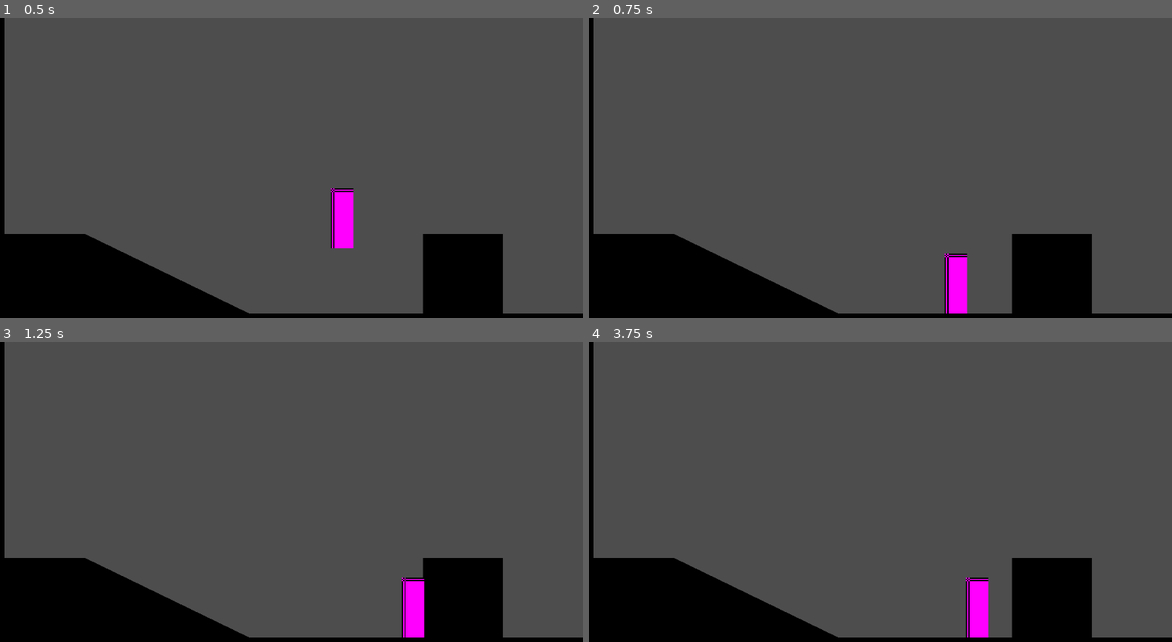
Above: before the commit, frames 1-4 (two rows, left to right).
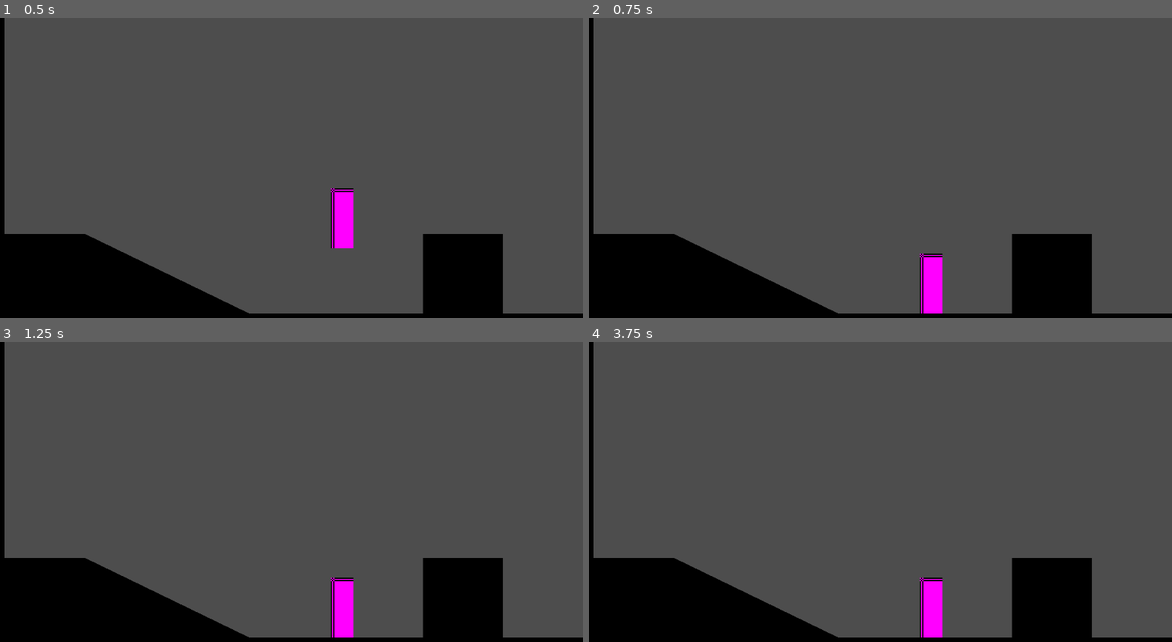
Above: after the commit, the same moments.

Repository: jhonnasVI/meta-forge-mania
Game: Godot game, scene res://playground.tscn
Two runs of this game, one before a commit and one after it. Both use one fixed random seed, a clock stepped at 60 frames per second and the inputs below.
Inputs:
- Up to frame 1 (0.5 s): no input
- Up to frame 2 (0.75 s): hold D (right) from 0.53 s (still down)
- Up to frame 3 (1.25 s): keep holding D (right)
- Up to frame 4 (3.75 s): release D (right) at 1.28 s; hold S (down) 1.28-2.03 s; tap Enter at 2, 3.5 s; hold D (right) 2.03-2.78 s; tap Space at 2.75 s; hold W (up) 2.78-3.53 s; hold A (left) from 3.53 s (still down)

Frame 1 is identical in both runs. In frame 2, 1.6% of the frame differs, in the area x 56-65%, y 78-99%; in frame 3, 1.6%; in frame 4, 1.6%.

Commit message:
- adding player state machine

Diff:
--- a/new-game-project/player/player.tscn
+++ b/new-game-project/player/player.tscn
@@ -1,6 +1,8 @@
 [gd_scene format=3 uid="uid://bqtnko2f5d48p"]
 
 [ext_resource type="Script" uid="uid://c4e34nr7bdiuw" path="res://player/scripts/player.gd" id="1_oul6g"]
+[ext_resource type="Script" uid="uid://cm8ks75rc1mvq" path="res://player/states/01_idle.gd" id="2_g1dw6"]
+[ext_resource type="Script" uid="uid://thejdlr6rowj" path="res://player/states/02_run.gd" id="3_g1dw6"]
 
 [sub_resource type="PlaceholderTexture2D" id="PlaceholderTexture2D_chewe"]
 size = Vector2(18, 48)
@@ -18,3 +20,11 @@
 [node name="CollisionShape2D" type="CollisionShape2D" parent="." unique_id=1467762776]
 position = Vector2(0, -23)
 shape = SubResource("RectangleShape2D_chewe")
+
+[node name="States" type="Node" parent="." unique_id=1459505958]
+
+[node name="Idle" type="Node" parent="States" unique_id=1129323980]
+script = ExtResource("2_g1dw6")
+
+[node name="Run" type="Node" parent="States" unique_id=1894761843]
+script = ExtResource("3_g1dw6")
--- a/new-game-project/player/scripts/player.gd
+++ b/new-game-project/player/scripts/player.gd
@@ -1,12 +1,67 @@
 class_name Player extends CharacterBody2D
 
+#region /// state machine variable
+var states : Array[ PlayerState ]
+var current_state : PlayerState :
+	get : return states.front()
+var previous_state : PlayerState :
+	get : return states[ 1 ]
+#endregion
+
+#region /// standard variables
+var direction : Vector2 = Vector2.ZERO
+var gravity : float = 980
+#endregion
+
+func _ready() -> void:
+	initialize_state()
+	pass
+
+func _unhandled_input( _event: InputEvent ) -> void:
+	change_state( current_state.handle_input( _event ) )
+
+func _process( _delta: float ) -> void:
+	update_direction()
+	change_state( current_state.process( _delta ) )
+
 func _physics_process(_delta: float) -> void:
+	velocity.y += gravity * _delta
+	move_and_slide()
+	change_state( current_state.physics_process( _delta ) )
 
-	velocity.x = 0
-	if Input.is_action_pressed("left"):
-		velocity.x = -100
-	elif Input.is_action_pressed("right"):
-		velocity.x = 100
+func initialize_state() -> void:
+	states = []
 
-	velocity.y += 980.0 * _delta
-	move_and_slide()
+	# gather all of our states
+	for c in $States.get_children():
+		if c is PlayerState:
+			states.append(c)
+			c.player = self
+
+	if states.size() == 0:
+		return
+
+	# initialize all states
+	for state in states:
+		state.init()
+
+	# set our first state
+	change_state(current_state)
+	current_state.enter()
+
+func change_state( new_state : PlayerState ) -> void:
+	if new_state == null:
+		return
+	elif new_state == current_state:
+		return
+
+	if current_state:
+		current_state.exit()
+
+	states.push_front( new_state )
+	current_state.enter()
+	states.resize(3)
+
+func update_direction() -> void:
+	#var prev_direction : Vector2 = direction
+	direction = Input.get_vector( "left", "right", "up", "down" )
--- /dev/null
+++ b/new-game-project/player/states/00_player_state.gd
@@ -0,0 +1,29 @@
+@icon("res://player/states/state.svg")
+class_name PlayerState extends Node
+
+var player : Player
+var next_state : PlayerState
+
+# what happens when this state is initialize?
+func init() -> void:
+	pass
+
+# what happens when we enter this state?
+func enter() -> void:
+	pass
+
+# what happens when we exit this stat?
+func exit() -> void:
+	pass
+
+# what happens when input is pressed?
+func handle_input( _event : InputEvent) -> PlayerState:
+	return next_state
+
+# what happens each process tick in this state?
+func process( _delta : float) -> PlayerState:
+	return next_state
+
+# what happens each physics_process tick in this state?
+func physics_process( _delta: float ) -> PlayerState:
+	return next_state
--- /dev/null
+++ b/new-game-project/player/states/01_idle.gd
@@ -0,0 +1,25 @@
+class_name PlayerStateIdle extends PlayerState
+
+# what happens when this state is initialize?
+func init() -> void:
+	pass
+
+# what happens when we enter this state?
+func enter() -> void:
+	pass
+
+# what happens when we exit this stat?
+func exit() -> void:
+	pass
+
+# what happens when input is pressed?
+func handle_input( _event : InputEvent) -> PlayerState:
+	return next_state
+
+# what happens each process tick in this state?
+func process( _delta : float) -> PlayerState:
+	return next_state
+
+# what happens each physics_process tick in this state?
+func physics_process( _delta: float ) -> PlayerState:
+	return next_state
--- /dev/null
+++ b/new-game-project/player/states/02_run.gd
@@ -0,0 +1,25 @@
+class_name PlayerStateRun extends PlayerState
+
+# what happens when this state is initialize?
+func init() -> void:
+	pass
+
+# what happens when we enter this state?
+func enter() -> void:
+	pass
+
+# what happens when we exit this stat?
+func exit() -> void:
+	pass
+
+# what happens when input is pressed?
+func handle_input( _event : InputEvent) -> PlayerState:
+	return next_state
+
+# what happens each process tick in this state?
+func process( _delta : float) -> PlayerState:
+	return next_state
+
+# what happens each physics_process tick in this state?
+func physics_process( _delta: float ) -> PlayerState:
+	return next_state
--- /dev/null
+++ b/new-game-project/player/states/state.svg
@@ -0,0 +1,15 @@
+<svg width="16" height="16" viewBox="0 0 16 16" fill="none" xmlns="http://www.w3.org/2000/svg">
+<g clip-path="url(#clip0_3311_68)">
+<circle cx="8" cy="8" r="8" fill="#505050"/>
+<circle cx="8" cy="8" r="5" fill="#FF4A4A"/>
+<path d="M6 1V6H1L6 1Z" fill="#E5E5E5"/>
+<path d="M16 11V16H11L16 11Z" fill="#FF4A4A"/>
+<path d="M5 4L1 0H0V1L4 5L5 4Z" fill="#E5E5E5"/>
+<path d="M11 10L10 11L14 15L15 14L11 10Z" fill="#FF4A4A"/>
+</g>
+<defs>
+<clipPath id="clip0_3311_68">
+<rect width="16" height="16" fill="white"/>
+</clipPath>
+</defs>
+</svg>
Not shown, added: new-game-project/player/states/00_player_state.gd.uid
Not shown, added: new-game-project/player/states/01_idle.gd.uid
Not shown, added: new-game-project/player/states/02_run.gd.uid
Not shown, added: new-game-project/player/states/state.svg.import
